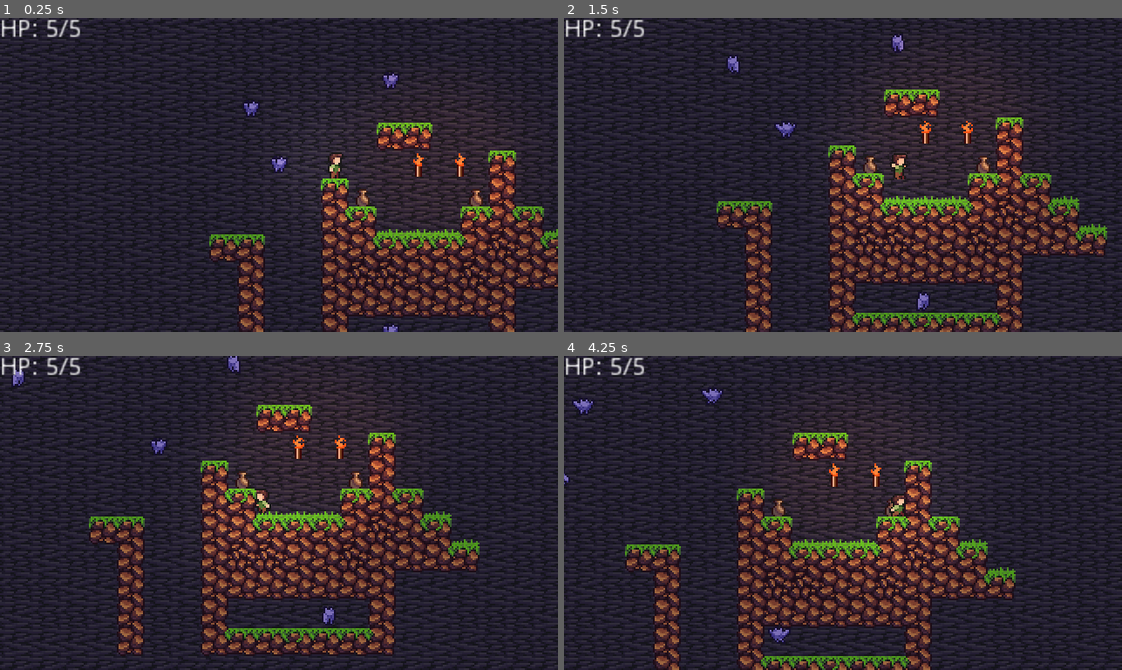
Above: before the commit, frames 1-4 (two rows, left to right).
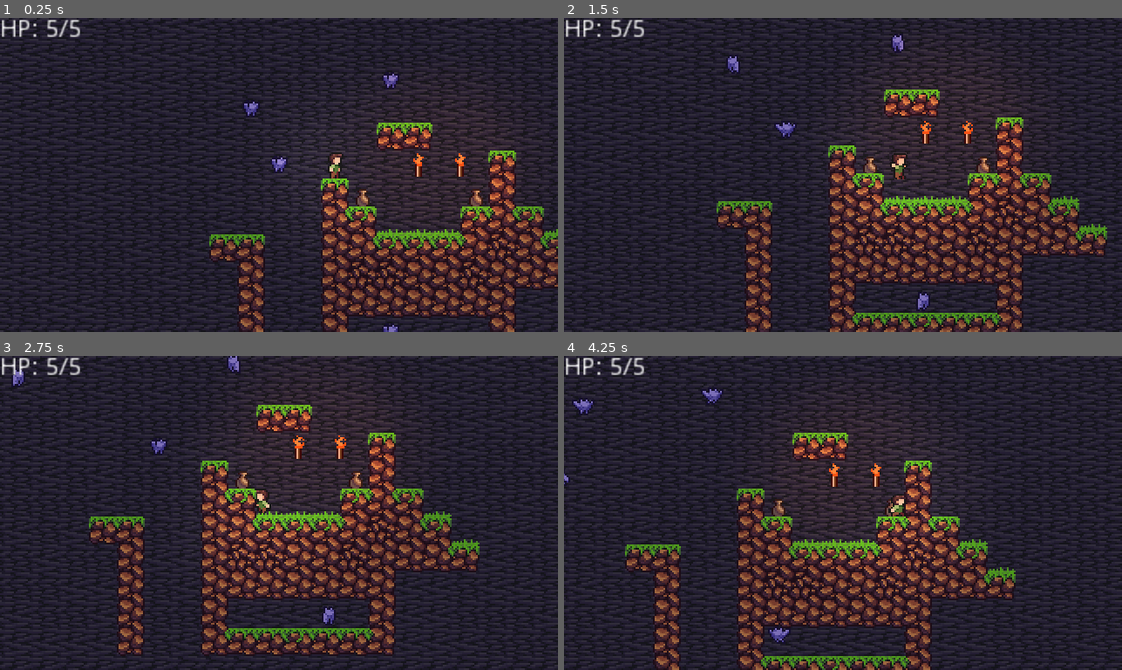
Above: after the commit, the same moments.

Repository: jasonrobwebster/Cave
Game: Godot game, scene res://scenes/debug.tscn
Two runs of this game, one before a commit and one after it. Both use one fixed random seed, a clock stepped at 60 frames per second and the inputs below.
Inputs:
- Up to frame 1 (0.25 s): no input
- Up to frame 2 (1.5 s): hold X (interact, bound only after the commit) 0.53-1.28 s; hold Right (ui_right) from 0.53 s (still down); tap Space (jump) at 0.77 s; tap Shift (run) at 1.35 s
- Up to frame 3 (2.75 s): tap Space (jump) at 1.52 s; tap X (interact, bound only after the commit) at 1.55 s; release Right (ui_right) at 2.03 s; hold Left (ui_left) from 2.03 s (still down); hold X (interact, bound only after the commit) from 2.03 s (still down)
- Up to frame 4 (4.25 s): release Left (ui_left) at 2.78 s; release X (interact, bound only after the commit) at 2.78 s; hold Right (ui_right) from 2.78 s (still down); tap X (interact, bound only after the commit) at 2.85, 3.8 s; tap Space (jump) at 3.02, 3.77 s; hold Shift (run) from 3.53 s (still down)

The runs differ from the first frame. In frame 1, less than 0.1% of the frame differs, in the area x 74-84%, y 43-47%; in frame 2, less than 0.1%, in the area x 53-77%, y 33-50%; in frame 3, less than 0.1%; in frame 4, less than 0.1%.

Commit message:
Update project.godot

Diff:
--- a/project.godot
+++ b/project.godot
@@ -161,6 +161,12 @@
 "events": [ Object(InputEventKey,"resource_local_to_scene":false,"resource_name":"","device":0,"alt":false,"shift":false,"control":false,"meta":false,"command":false,"pressed":false,"scancode":16777237,"unicode":0,"echo":false,"script":null)
  ]
 }
+interact={
+"deadzone": 0.5,
+"events": [ Object(InputEventKey,"resource_local_to_scene":false,"resource_name":"","device":0,"alt":false,"shift":false,"control":false,"meta":false,"command":false,"pressed":false,"scancode":88,"unicode":0,"echo":false,"script":null)
+, Object(InputEventKey,"resource_local_to_scene":false,"resource_name":"","device":0,"alt":false,"shift":false,"control":false,"meta":false,"command":false,"pressed":false,"scancode":69,"unicode":0,"echo":false,"script":null)
+ ]
+}
 
 [layer_names]
 
@@ -170,7 +176,14 @@
 2d_physics/layer_4="PlayerHurtbox"
 2d_physics/layer_5="EnemyHitbox"
 2d_physics/layer_6="EnemyHurtbox"
+2d_physics/layer_7="Enemies"
+2d_physics/layer_8="Interactable"
+
+[physics]
+
+2d/default_gravity=800
 
 [rendering]
 
+quality/2d/use_pixel_snap=true
 environment/default_environment="res://default_env.tres"
